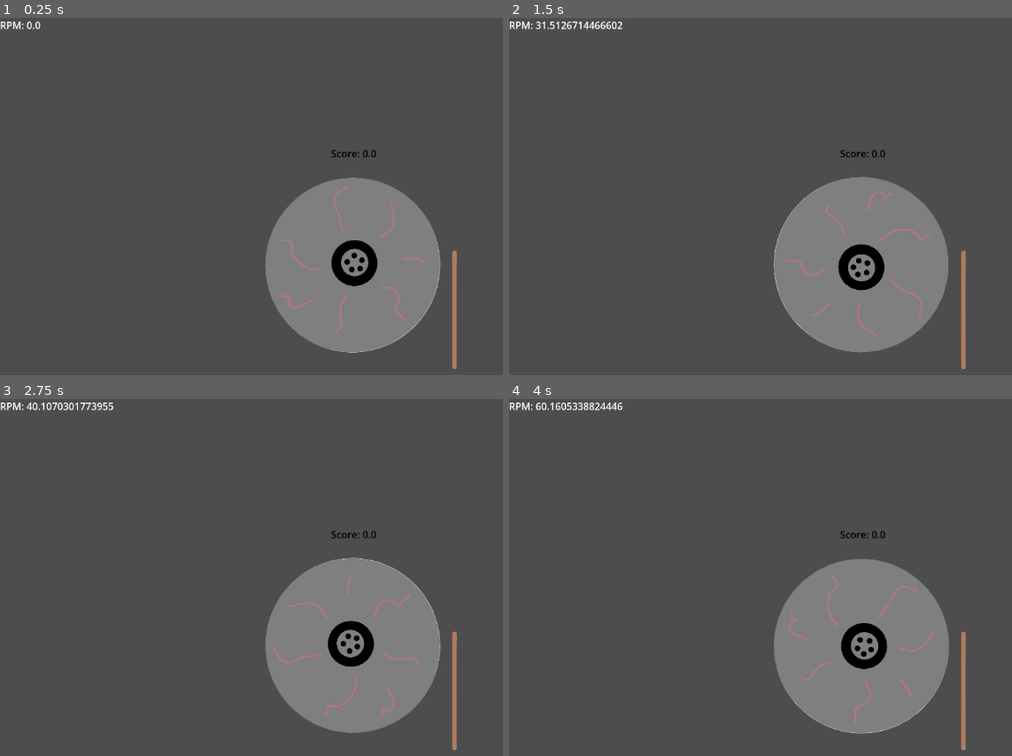
Above: before the commit, frames 1-4 (two rows, left to right).
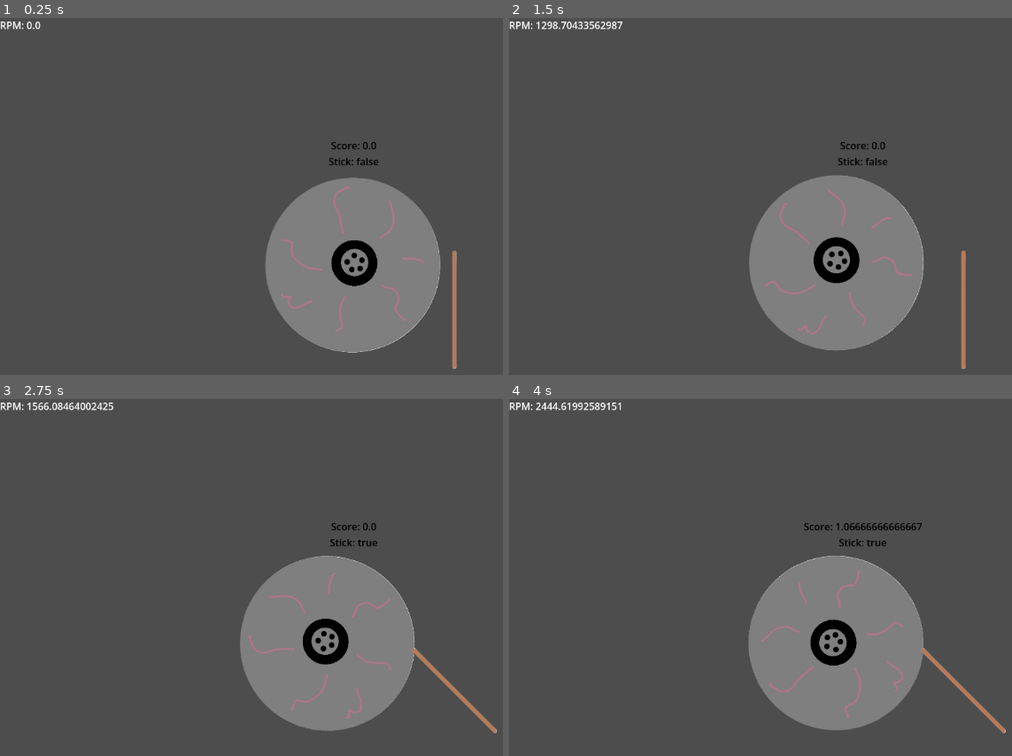
Above: after the commit, the same moments.

Repository: BionicMango/GodotGame1
Game: Godot game, scene res://scenes/Main.tscn
Same seed, same stepped clock (60 frames per second), same inputs: the game is played once before the commit and once after it.
Inputs:
- Up to frame 1 (0.25 s): no input
- Up to frame 2 (1.5 s): tap Enter at 0.5 s; hold Right (ui_right) 0.53-1.28 s; tap Space (ui_space) at 0.6, 1.35 s; hold Down (ui_down) from 1.28 s (still down)
- Up to frame 3 (2.75 s): release Down (ui_down) at 2.03 s; hold Right (ui_right) from 2.03 s (still down); tap Space (ui_space) at 2.1 s
- Up to frame 4 (4 s): release Right (ui_right) at 2.78 s; hold Up (ui_up) 2.78-3.53 s; tap Space (ui_space) at 2.85, 3.6 s; hold Left (ui_left) from 3.53 s (still down)

The runs differ from the first frame. In frame 1, 0.2% of the frame differs, in the area x 65-76%, y 34-42%; in frame 2, 6.9%; in frame 3, 7.6%; in frame 4, 7.8%, in the area x 5-99%, y 0-99%.

Commit message:
Updated stick

Diff:
--- a/game-1/scenes/Main.tscn
+++ b/game-1/scenes/Main.tscn
@@ -34,7 +34,7 @@
 vertical_alignment = 1
 script = ExtResource("2_rarhs")
 
-[node name="Tempo" type="Label" parent="." unique_id=189479314]
+[node name="Rpm" type="Label" parent="." unique_id=189479314]
 offset_right = 40.0
 offset_bottom = 23.0
 script = ExtResource("3_vcsgt")
--- a/game-1/scenes/stick.gd
+++ b/game-1/scenes/stick.gd
@@ -1,9 +1,17 @@
 extends StaticBody2D
 @onready var record_player = $"../RecordPlayer";
 
-func stick_input():
+var stickOn: bool = false;
+
+func stick_input(delta: float) -> void:
+	'''If the stick is 'on', i.e. collecting cotton candy, then toggle'''
 	if Input.is_action_just_pressed('ui_space'):
-		pass;
+		stickOn = !stickOn;
+		match stickOn:
+			false:
+				rotation = 0;
+			true:
+				rotation = -PI/4;
 
 func _process(delta: float) -> void:
-	pass;
+	stick_input(delta);
--- a/game-1/scripts/ScoreboardText.gd
+++ b/game-1/scripts/ScoreboardText.gd
@@ -1,5 +1,6 @@
 extends Label
-@onready var record_player = $"../RecordPlayer";
+@onready var machine = $"../RecordPlayer";
+@onready var stick = $"../stick";
 
 func _process(_delta: float) -> void:
-	text = 'Score: ' + str(record_player.score);
+	text = 'Score: ' + str(machine.score) + '\nStick: ' + str(stick.stickOn);
--- a/game-1/scripts/record_player.gd
+++ b/game-1/scripts/record_player.gd
@@ -1,22 +1,22 @@
 extends RigidBody2D
 
-@export var angular_accel: float = 0.1; # how 'sensitive' buttons are
+@export var angular_accel: float = 0.5; # how 'sensitive' buttons are
 @export var desired_rpm: float = 3000;
 var score: float = 0;
 var rpm: float = 0;
 
 func score_update(delta: float) -> void:
 	'''Updates score based on 'how close' the rpm is to the desired rpm.'''
-	if abs(desired_rpm - rpm) <= 0.5:
+	if abs(desired_rpm - rpm) <= 100:
 		score += 3 * delta; # i.e. 3 points/sec
-	elif abs(desired_rpm - rpm) <= 1:
+	elif abs(desired_rpm - rpm) <= 200:
 		score += 2 * delta; # 2 points/sec
-	elif abs(desired_rpm - rpm) <= 2:
+	elif abs(desired_rpm - rpm) <= 300:
 		score += 1 * delta; # 1 point/sec
 
-func update_rpm():
+func update_rpm() -> void:
 	'''Updates rpm based on if the arrow keys are pressed.
-	If the angular velocity is zero, then it won't decrease.
+	If the angular velocity is zero, then it won't become negative.
 	If the angular velocity is at a maximum, then it won't increase.'''
 	if Input.is_action_pressed('ui_down') or Input.is_action_pressed('ui_left'):
 		angular_velocity -= angular_accel;
@@ -24,11 +24,11 @@
 		angular_velocity += angular_accel;
 	if angular_velocity <= 0:
 		angular_velocity = 0;
-	if angular_velocity >= 125:
-		angular_velocity = 200;
+	if angular_velocity >= 500:
+		angular_velocity = 500;
 
 func _process(delta: float) -> void:
-	# rpm from angular velocity w/ x150 multiplier
-	rpm = 150 * 60 * angular_velocity / (2 * PI);
+	# rpm from angular velocity w/ x2 multiplier
+	rpm = 8 * 60 * angular_velocity / (2 * PI);
 	update_rpm();
 	score_update(delta);
--- a/game-1/scripts/tempo.gd
+++ b/game-1/scripts/tempo.gd
@@ -1,8 +1,7 @@
 extends Label
 @onready var machine = $"../RecordPlayer";
 
-var v_rpm: float
+var v_rpm: float;
 
 func _process(_delta: float) -> void:
-	v_rpm = 60 * machine.angular_velocity / (2 * PI)
-	text = 'RPM: ' + str(v_rpm);
+	text = 'RPM: ' + str(machine.rpm);
